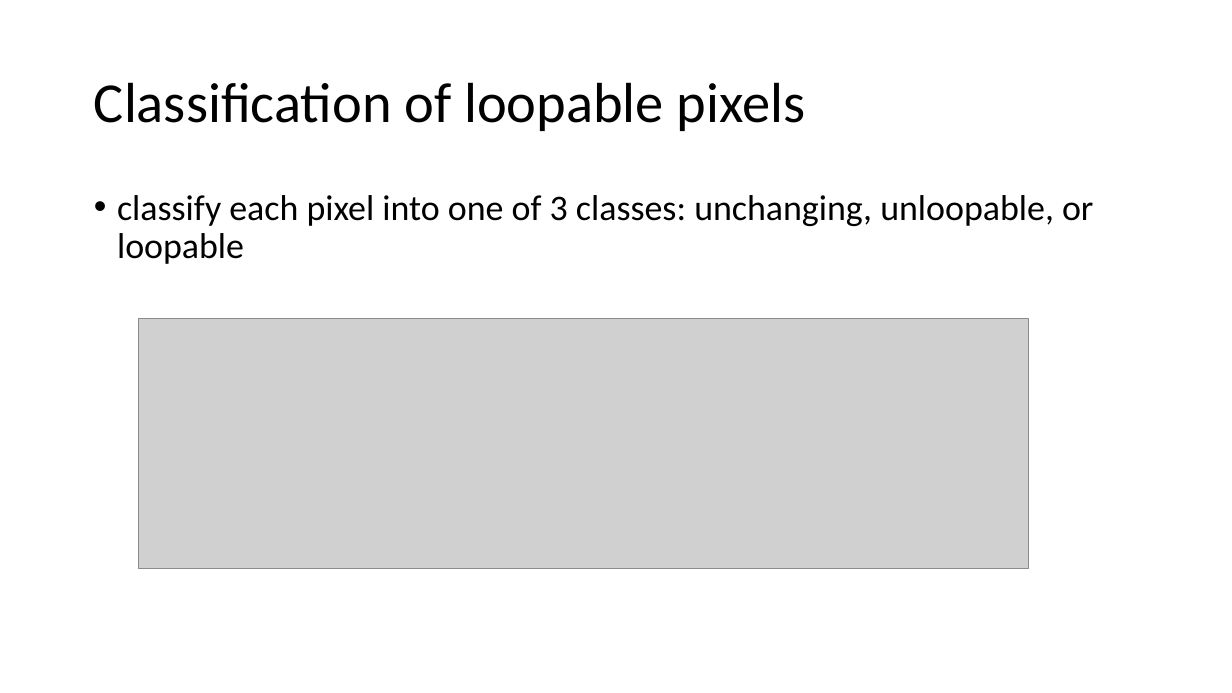
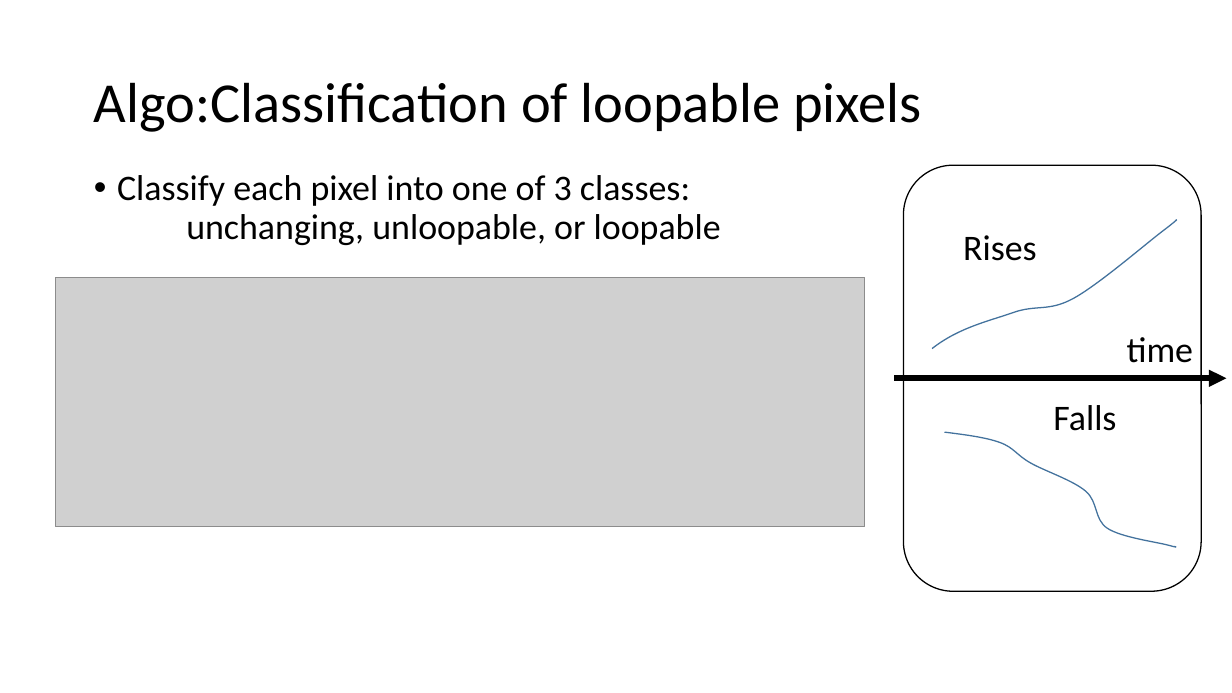
Before and after one commit to pierre0218/VideoLoop, a slide deck: slide 8 of VC_final_project.pptx (slide 4 before the commit). Drawn at 1232x693 pixels with LibreOffice and Linux fonts; fonts in the diff are those of the drawing; grey boxes stand for pictures. Boxes give left, top, right and bottom in pixels: in the first picture for what was removed or moved away, otherwise in the second. Text is boxed around its words. In the diff, an @@ line names an element or a change of style, - is before the commit and + after.

```diff
--- a/VC_final_project.pptx
+++ b/VC_final_project.pptx
@@ title at (94, 82, 922, 132): text changed @@
-Classification of loopable pixels
+Algo:Classification of loopable pixels
@@ text at (117, 175, 721, 245): text changed @@
-• classify each pixel into one of 3 classes: unchanging, unloopable, or loopable
+• Classify each pixel into one of 3 classes:
+  unchanging, unloopable, or loopable
@@ picture: place and size @@
-picture at (139, 319, 1030, 568)
+picture at (55, 277, 865, 527)
@@ group added at (895, 165, 1226, 592): 3 texts, 2 freeform shapes, 1 rounded rectangle, 1 arrow @@
+Rises
+Falls
+time
```
Also in this commit, not shown: 7 other slides changed, 8 slides added, 2 slides removed.
